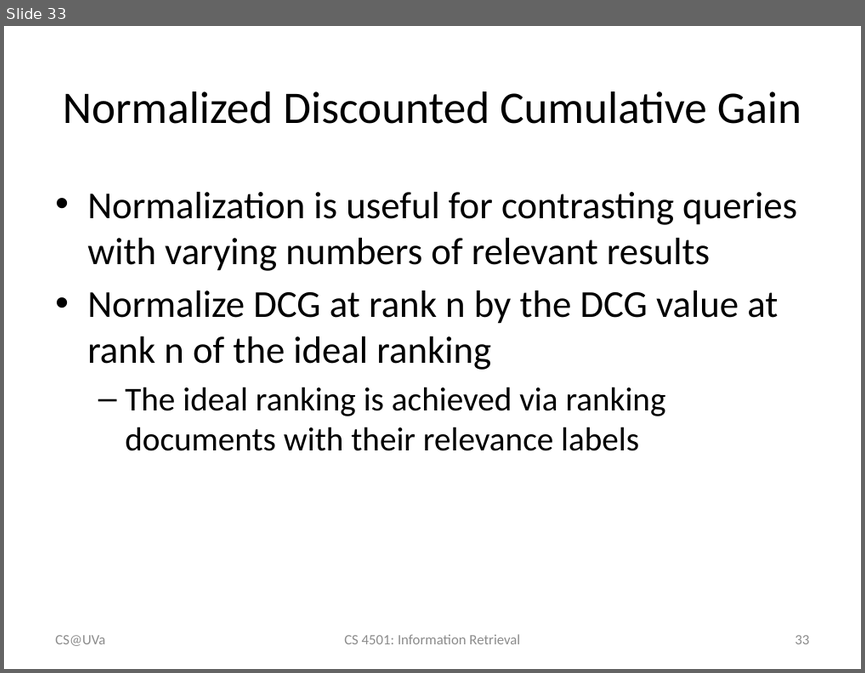
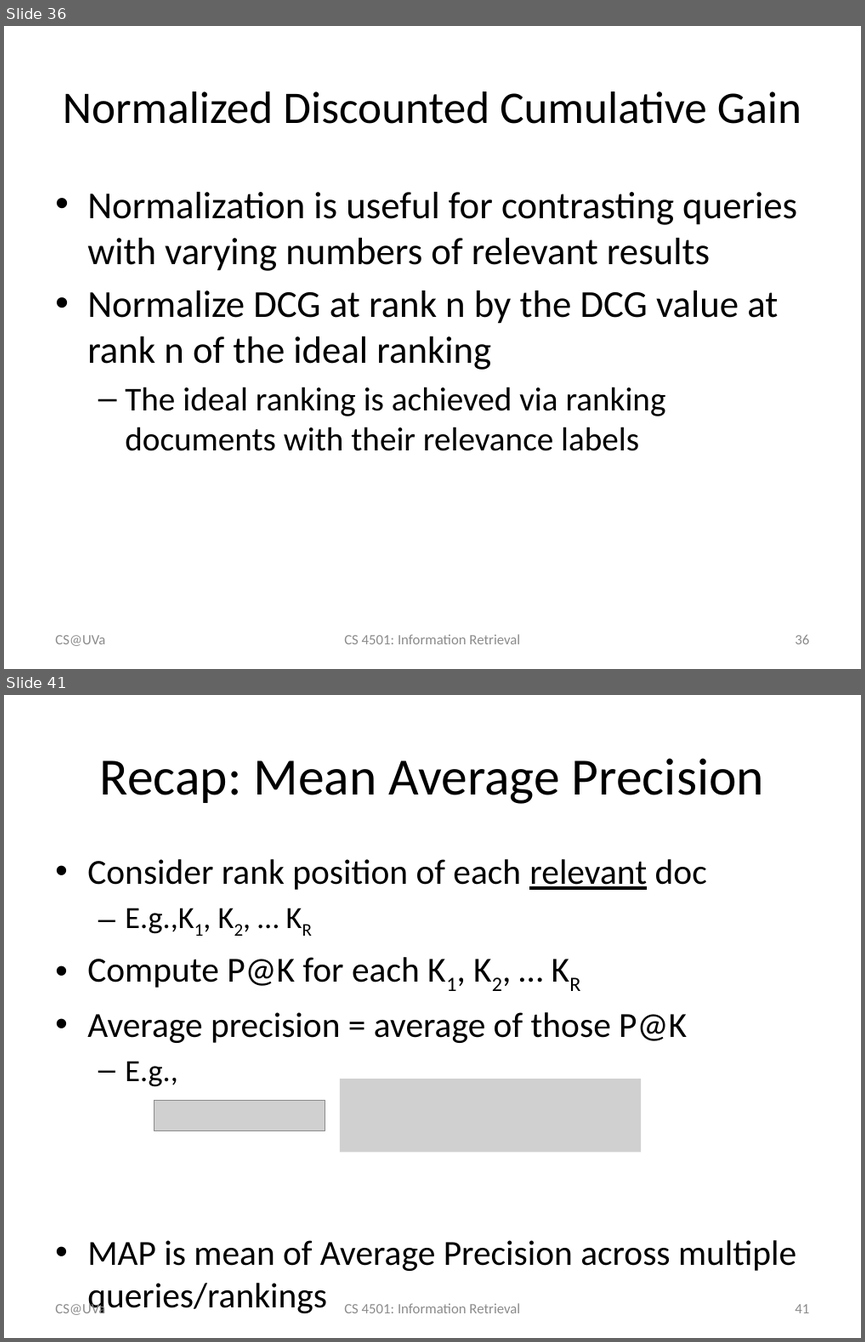
Before and after one commit to wang296/IR2015, a slide deck: docs/Information Retrieval Evaluation.pptx. Shown one above the other, each under a label of ours: slide 33 before the commit, slides 36 and 41 after it; the slides between them are not shown. The pictures are 865x673 and 865x1342 pixels, drawn with LibreOffice and Linux fonts; fonts in the diff are those of the drawing; grey boxes stand for pictures. Boxes give left, top, right and bottom in pixels: in the first picture for what was removed or moved away, otherwise in the second. Text is boxed around its words. In the diff, an @@ line names an element or a change of style, - is before the commit and + after.

```diff
--- a/docs/Information Retrieval Evaluation.pptx
+++ b/docs/Information Retrieval Evaluation.pptx
@@ slide 41 added at [4,695,861,1338], background #FFFFFF @@
@@ title added at [100,758,764,804], 44 pt, text #000000 @@
+Recap: Mean Average Precision
@@ text added at [87,859,796,1313], 29.6 pt, text #000000 @@
+• Consider rank position of each relevant doc
+  – E.g.,K1, K2, … KR
+• Compute P@K for each K1, K2, … KR
+• Average precision = average of those P@K
+  – E.g.,
+• MAP is mean of Average Precision across multiple queries/rankings
@@ picture added at [154,1100,325,1130] @@
@@ picture added at [340,1079,642,1152] @@
@@ text added at [55,1302,105,1315], 12 pt, text #8C8C8C @@
+CS@UVa
@@ text added at [344,1303,520,1313], 12 pt, text #8C8C8C @@
+CS 4501: Information Retrieval
@@ page number added at [794,1304,809,1313], 12 pt, text #8C8C8C @@
+41
@@ what was slide 33 is now slide 36 @@
@@ page number at [794,635,809,644]: text changed @@
-33
+36
```
Also in this commit, not shown: 3 slides changed, 13 other slides added, 2 other files.
